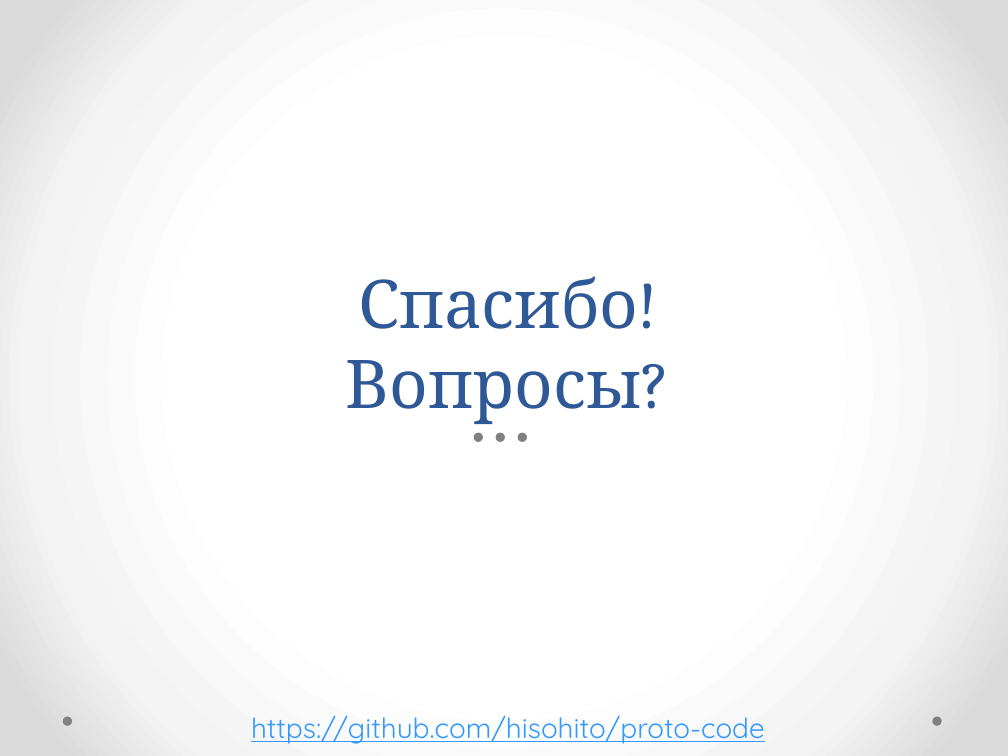
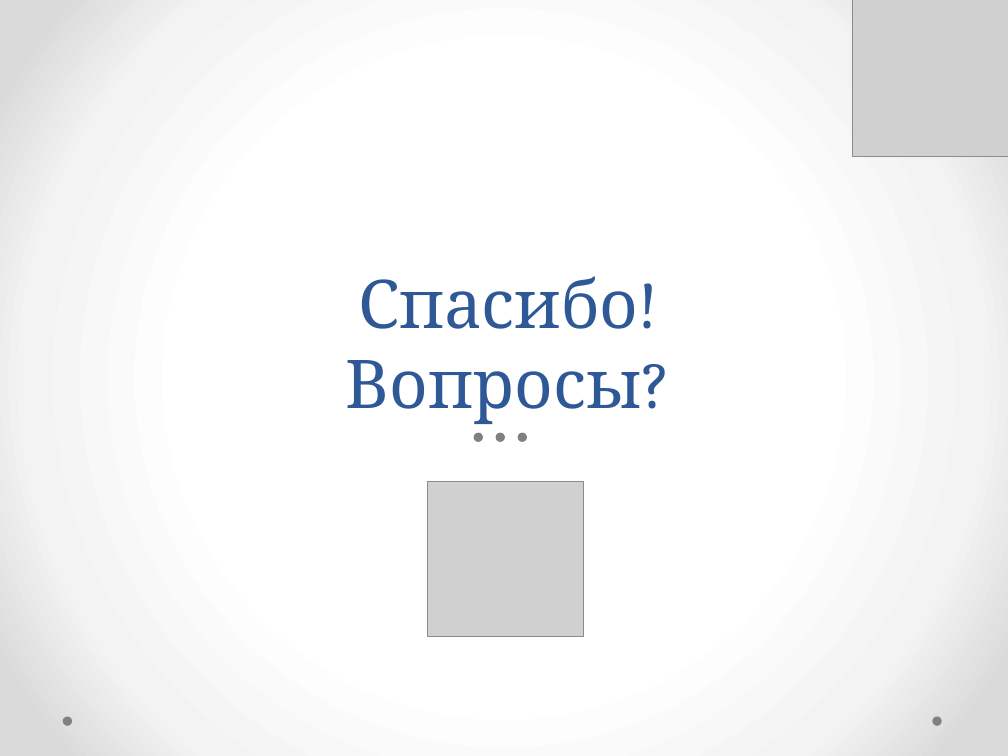
Before and after one commit to hisohito/proto-doc, a slide deck: slide 12 of shatilina.pptx. Drawn at 1008x756 pixels with LibreOffice and Linux fonts; fonts in the diff are those of the drawing; grey boxes stand for pictures. Boxes give left, top, right and bottom in pixels: in the first picture for what was removed or moved away, otherwise in the second. Text is boxed around its words. In the diff, an @@ line names an element or a change of style, - is before the commit and + after.

Commit message:
Work on presentation

```diff
--- a/shatilina.pptx
+++ b/shatilina.pptx
@@ picture added at <box>853,0,1008,156</box> @@
@@ picture added at <box>428,481,584,636</box> @@
@@ text removed at <box>251,715,765,744</box> @@
-https://github.com/hisohito/proto-code
```
Also in this commit, not shown: 1 other slide changed, 1 other file.
